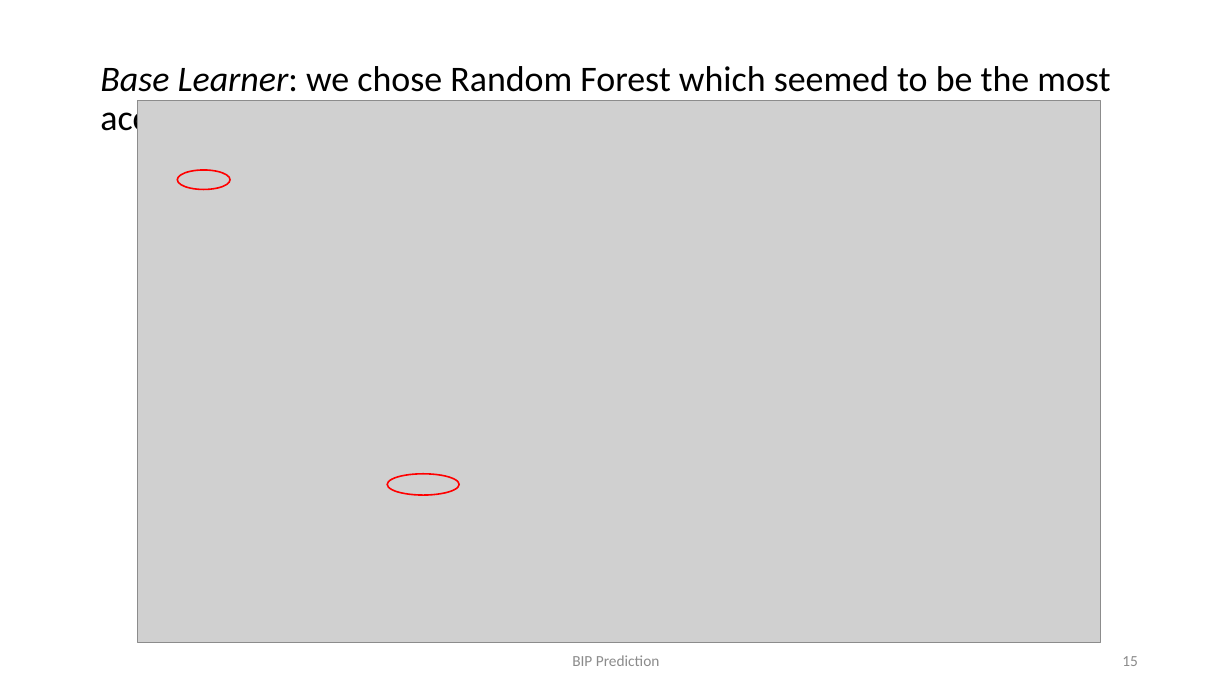
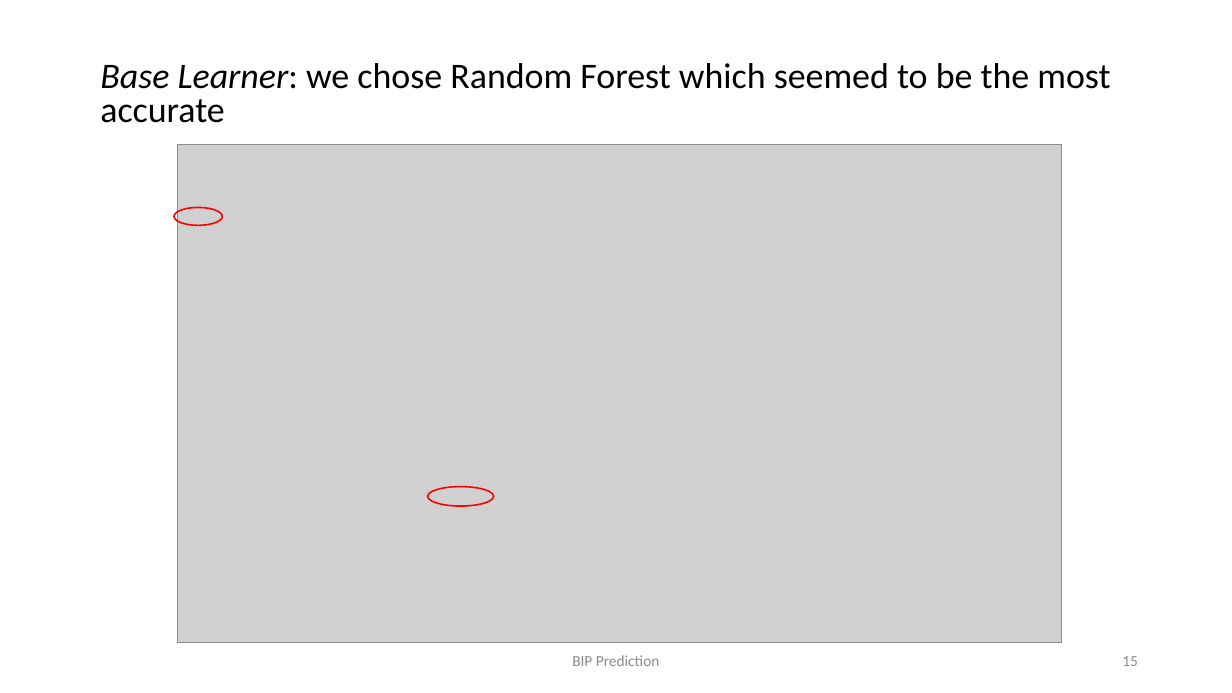
Before and after one commit to AChiolini/Data-Mining-BiP, a slide deck: slide 15 of Report-Presentation/Presentation_v2.pptx. Drawn at 1232x693 pixels with LibreOffice and Linux fonts; fonts in the diff are those of the drawing; grey boxes stand for pictures. Boxes give left, top, right and bottom in pixels: in the first picture for what was removed or moved away, otherwise in the second. Text is boxed around its words. In the diff, an @@ line names an element or a change of style, - is before the commit and + after.

```diff
--- a/Report-Presentation/Presentation_v2.pptx
+++ b/Report-Presentation/Presentation_v2.pptx
@@ text "Base Learner: we chose Random ..." at [100,63,1110,123]: line spacing 0.9 to 0.8 @@
@@ picture: place and size @@
-picture at [138,101,1101,642]
+picture at [177,145,1062,642]
@@ ellipse: place and size @@
-ellipse at [177,170,230,189]
+ellipse at [174,208,222,226]
@@ ellipse: place and size @@
-ellipse at [387,474,459,495]
+ellipse at [428,487,494,506]
```
Also in this commit, not shown: 4 other slides changed, 3 other files.
